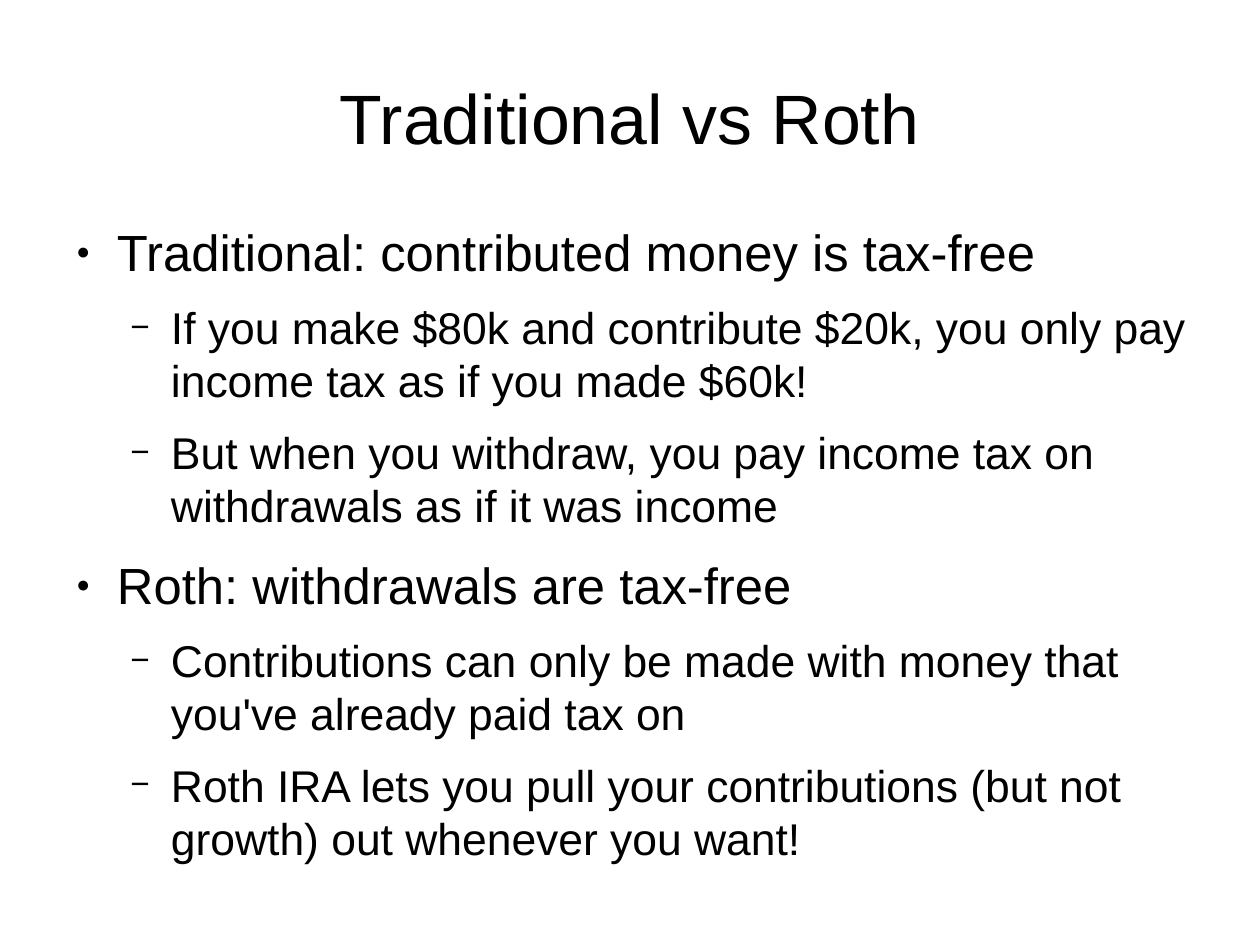
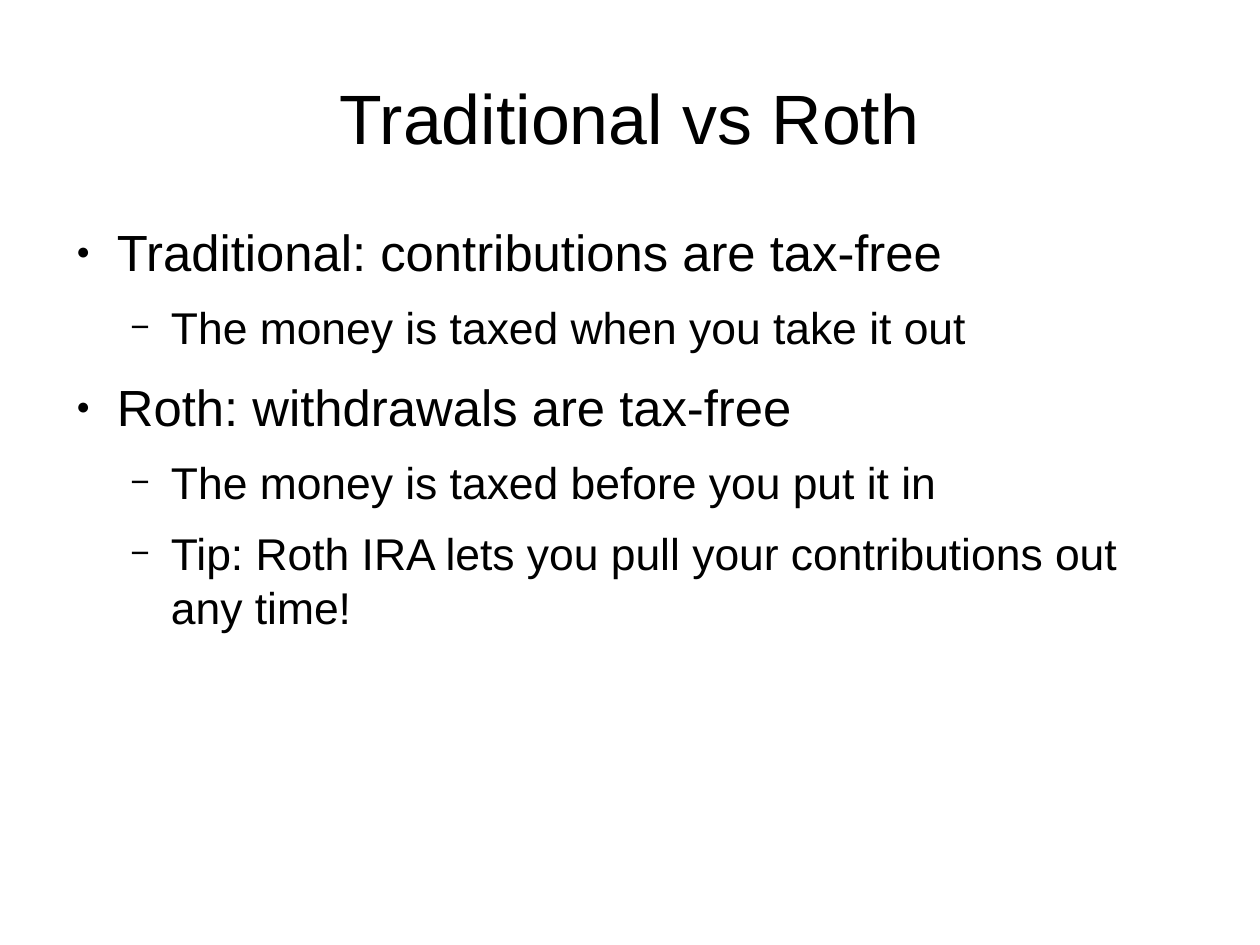
Before and after one commit to rettigs/presentations, a slide deck: slide 75 of finance_talk.odp (slide 82 before the commit). Drawn at 1260x945 pixels with LibreOffice and Linux fonts; fonts in the diff are those of the drawing. Boxes give left, top, right and bottom in pixels: in the first picture for what was removed or moved away, otherwise in the second. Text is boxed around its words. In the diff, an @@ line names an element or a change of style, - is before the commit and + after.

```diff
--- a/finance_talk.odp
+++ b/finance_talk.odp
@@ text at (x1=117, y1=234, x2=966, y2=353): text changed; size 28 to 32 pt @@
-● Traditional: contributed money is tax-free
-  − If you make $80k and contribute $20k, you only pay income tax as if you made $60k!
-  − But when you withdraw, you pay income tax on withdrawals as if it was income
+● Traditional: contributions are tax-free
+  − The money is taxed when you take it out
@@ text at (x1=171, y1=466, x2=1117, y2=633): text changed @@
-  − Contributions can only be made with money that you've already paid tax on
-  − Roth IRA lets you pull your contributions (but not growth) out whenever you want!
+  − The money is taxed before you put it in
+  − Tip: Roth IRA lets you pull your contributions out any time!
```
Also in this commit, not shown: 50 other slides changed, 8 slides added, 9 slides removed.
